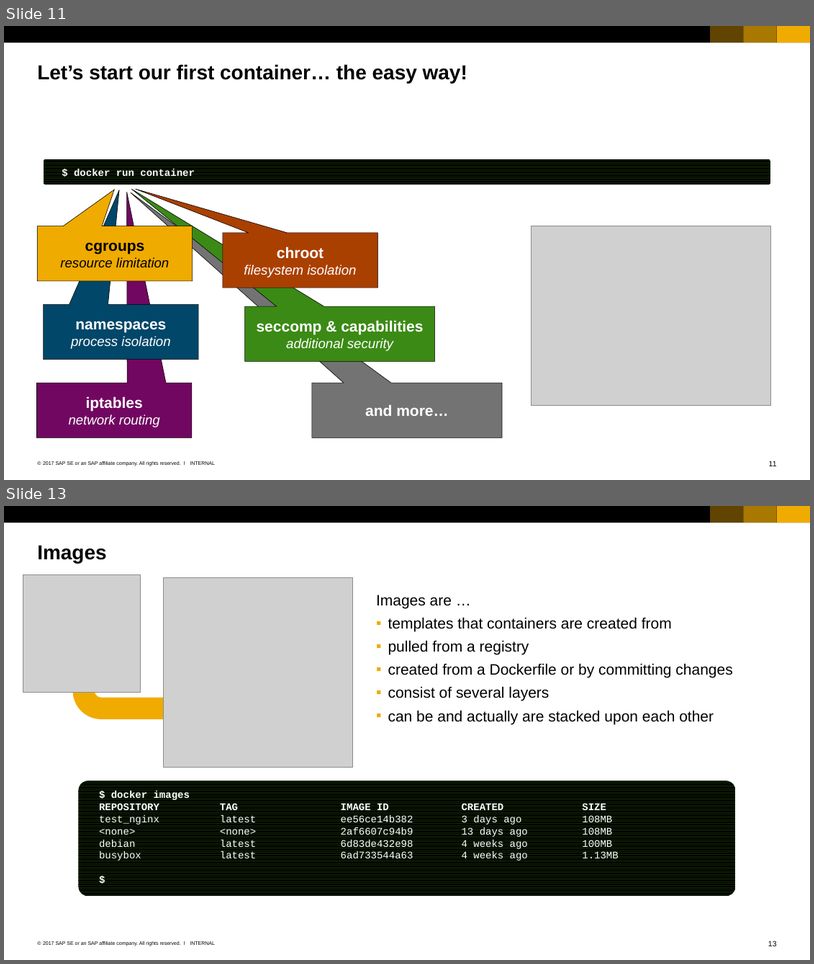
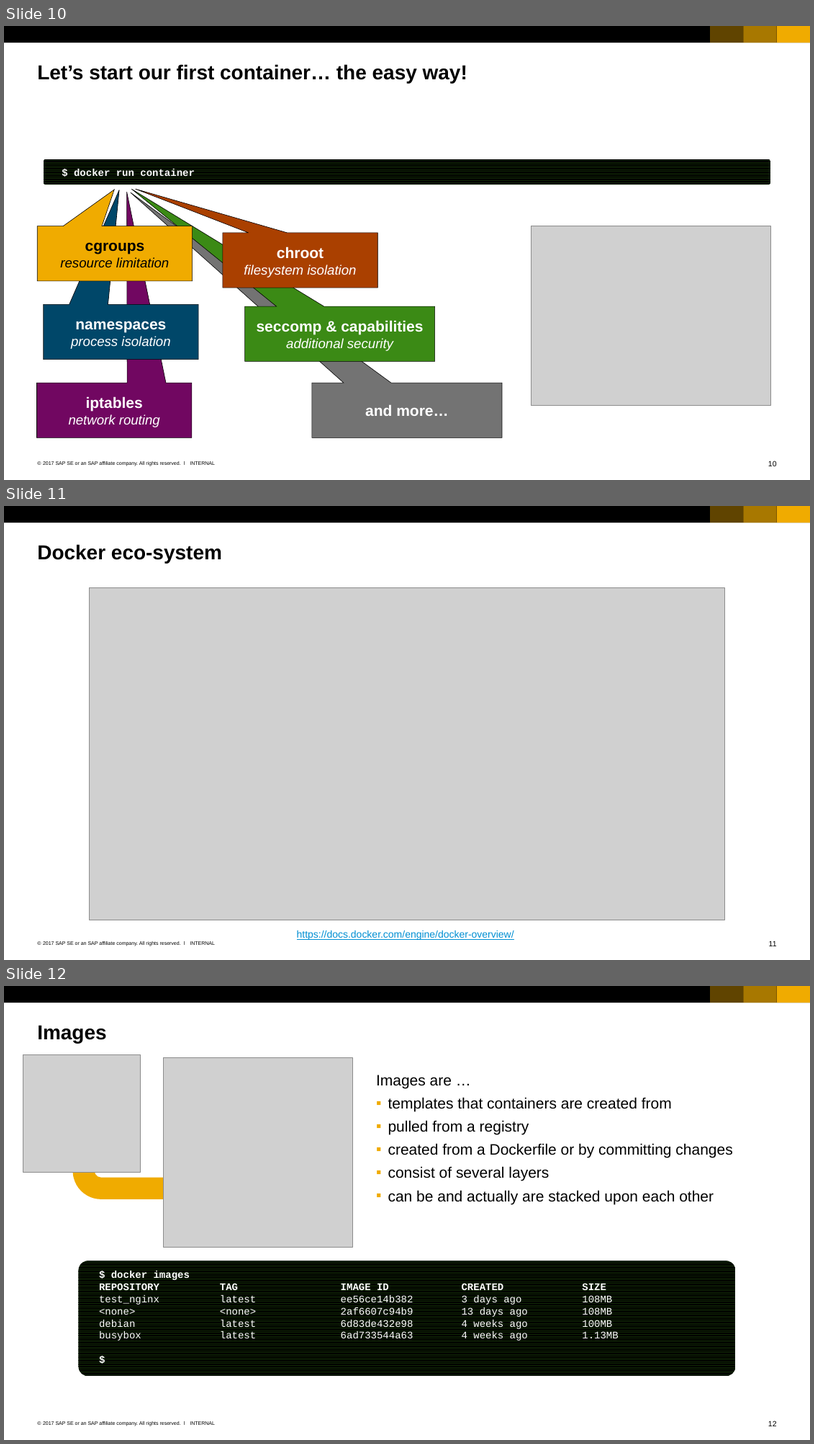
Before and after one commit to cuijiyao01/docker-k8s-training, a slide deck: docker/02_Members_of_docker_universe.pptx. Shown one above the other, each under a label of ours: slides 11 and 13 before the commit, slides 10, 11 and 12 after it; the slides between them are not shown. The pictures are 814x964 and 814x1444 pixels, drawn with LibreOffice and Linux fonts; fonts in the diff are those of the drawing; grey boxes stand for pictures. Boxes give left, top, right and bottom in pixels: in the first picture for what was removed or moved away, otherwise in the second. Text is boxed around its words. In the diff, an @@ line names an element or a change of style, - is before the commit and + after.

Commit message:
more details on dockerd architecture

```diff
--- a/docker/02_Members_of_docker_universe.pptx
+++ b/docker/02_Members_of_docker_universe.pptx
@@ slide 11 added at box(4, 506, 810, 960), background #FFFFFF; not listed: 7 template elements that a slide beside it also shows @@
@@ title added at box(37, 544, 222, 563), 24 pt, text #000000, bold @@
+Docker eco-system
@@ picture added at box(89, 587, 725, 919) @@
@@ text added at box(297, 930, 514, 939), 12 pt, text #008FD3, underline @@
+https://docs.docker.com/engine/docker-overview/
@@ what was slide 11 is now slide 10 @@
@@ page number at box(769, 460, 777, 466): text changed @@
-11
+10
@@ what was slide 13 is now slide 12 @@
```
Also in this commit, not shown: 2 other slides added, 5 slides removed, 1 other file.
